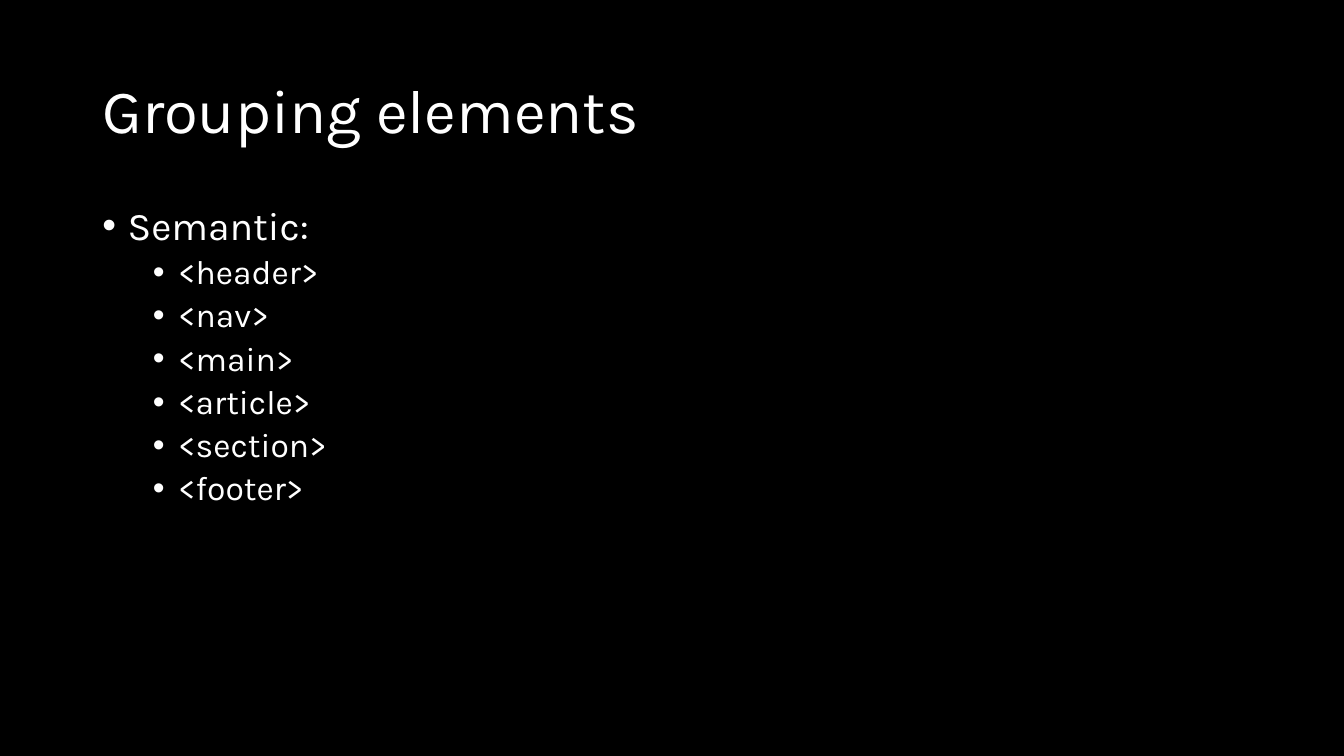
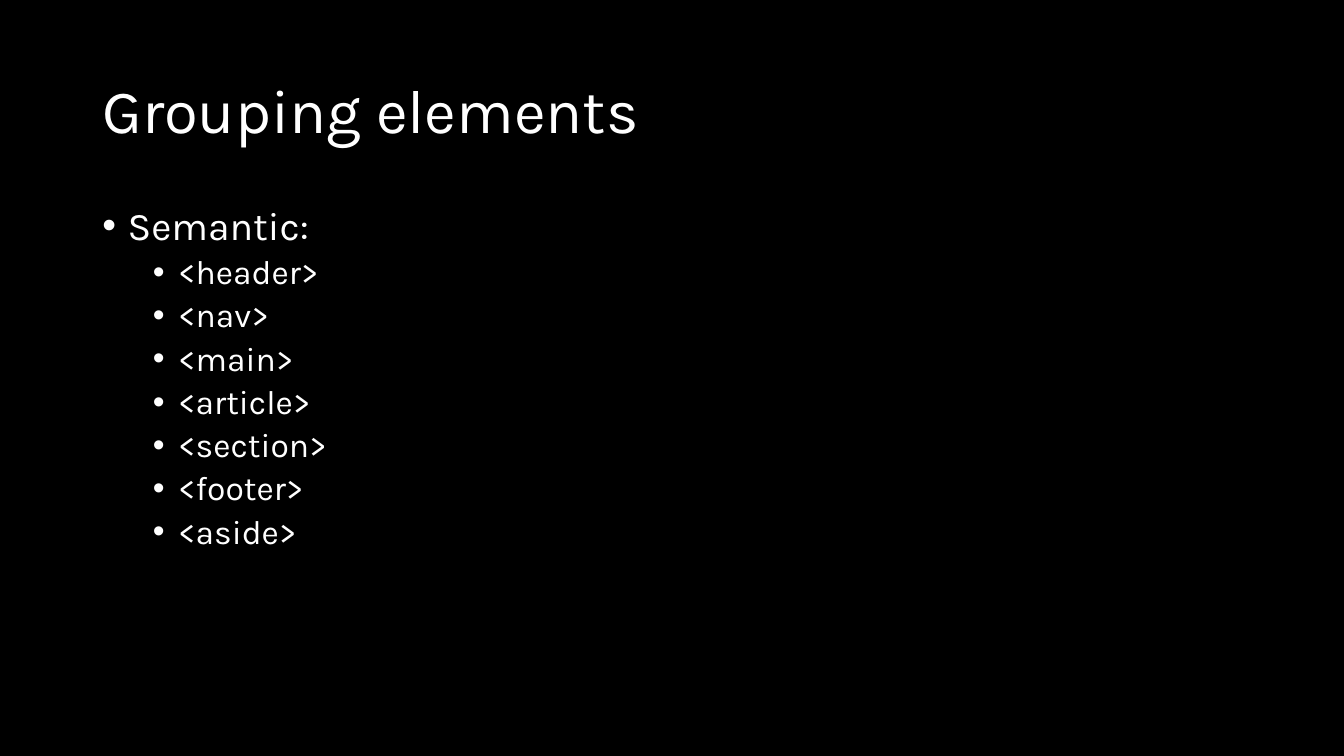
Before and after one commit to natiquekeyin/fall2024, a slide deck: slide 14 of FrontEnd/Week2/Week 2.pptx. Drawn at 1344x756 pixels with LibreOffice and Linux fonts; fonts in the diff are those of the drawing. Boxes give left, top, right and bottom in pixels: in the first picture for what was removed or moved away, otherwise in the second. Text is boxed around its words. In the diff, an @@ line names an element or a change of style, - is before the commit and + after.

```diff
--- a/FrontEnd/Week2/Week 2.pptx
+++ b/FrontEnd/Week2/Week 2.pptx
@@ text at bbox=[178, 521, 297, 545]: paragraph added @@
+  • <aside>
```
Also in this commit, not shown: 6 other slides changed, 1 slide added, 6 other files.
